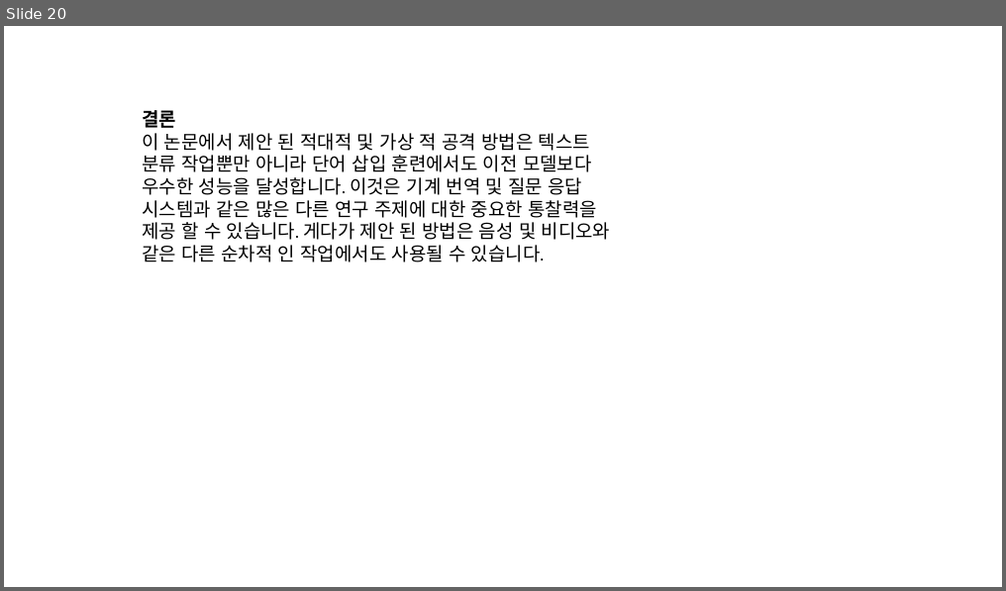
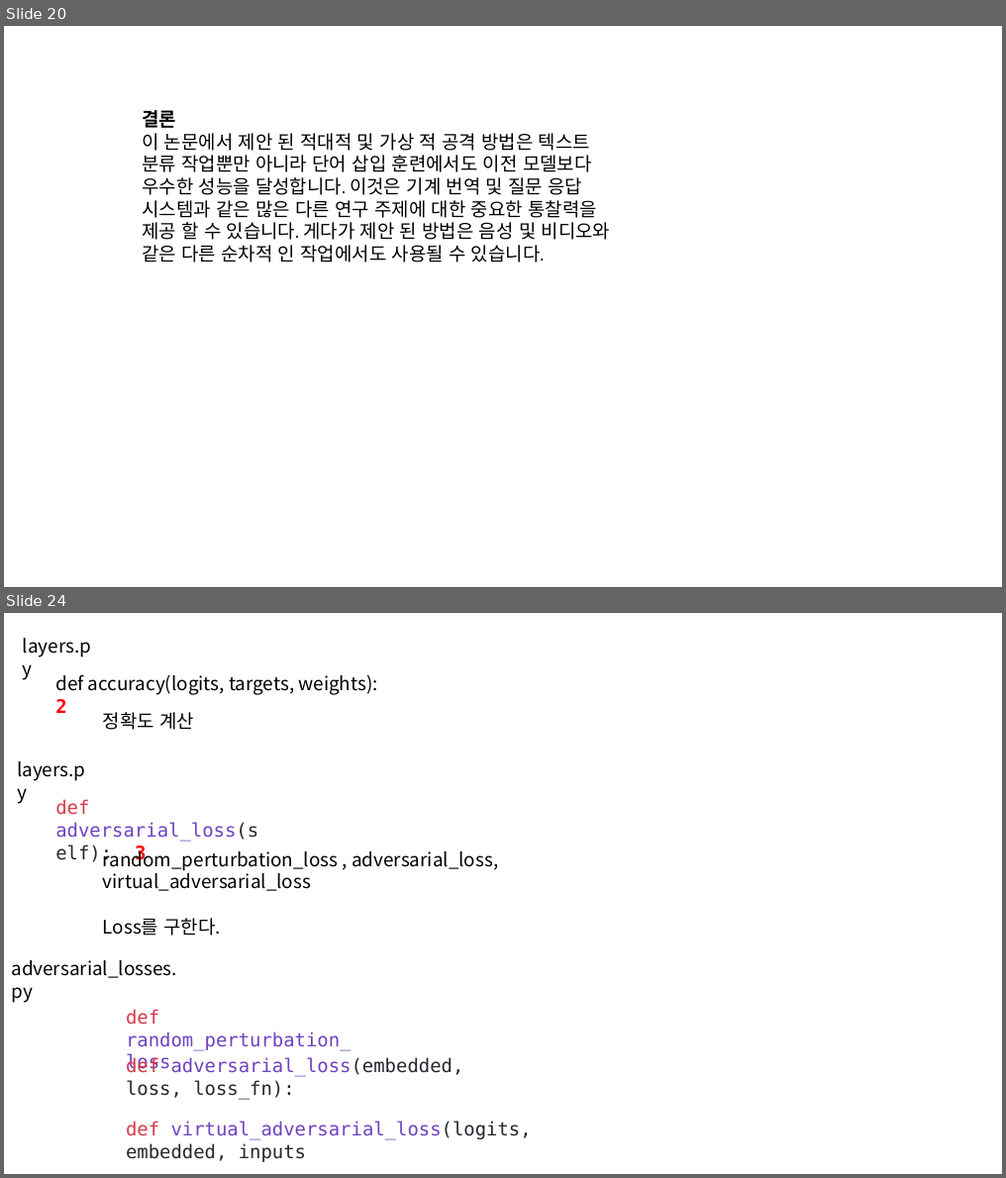
Before and after one commit to modudeepnlp/code_implementation, a slide deck: resources/slide/Adversarial Training Methods For Semi-Supervised Text Classification_20190311_ChangWookJun.pptx. Shown one above the other, each under a label of ours: slide 20 before the commit, slides 20 and 24 after it; the slides between them are not shown. The pictures are 1006x591 and 1006x1178 pixels, drawn with LibreOffice and Linux fonts; fonts in the diff are those of the drawing. Boxes give left, top, right and bottom in pixels: in the first picture for what was removed or moved away, otherwise in the second. Text is boxed around its words. In the diff, an @@ line names an element or a change of style, - is before the commit and + after.

```diff
--- a/resources/slide/Adversarial Training Methods For Semi-Supervised Text Classification_20190311_ChangWookJun.pptx
+++ b/resources/slide/Adversarial Training Methods For Semi-Supervised Text Classification_20190311_ChangWookJun.pptx
@@ slide 24 added at [4, 613, 1002, 1174], background #FFFFFF @@
@@ text added at [23, 638, 91, 658], 18 pt, text #000000 @@
+layers.py
@@ text added at [55, 674, 377, 713], 18 pt, text #000000 @@
+def accuracy(logits, targets, weights): 2
@@ text added at [103, 712, 194, 730], 18 pt, text #000000 @@
+정확도 계산
@@ text added at [11, 761, 85, 1003], 18 pt, text #000000 @@
+layers.py
@@ text added at [55, 799, 258, 864], 18 pt, text #6F42C1 @@
+def adversarial_loss(self): 3
@@ text added at [103, 847, 498, 936], 18 pt, text #000000 @@
+random_perturbation_loss , adversarial_loss, virtual_adversarial_loss
+Loss를 구한다.
@@ text added at [11, 960, 176, 978], 18 pt, text #000000 @@
+adversarial_losses.py
@@ text added at [126, 1009, 351, 1073], 18 pt, text #6F42C1 @@
+def random_perturbation_loss
@@ text added at [126, 1058, 464, 1100], 18 pt, text #24292E @@
+def adversarial_loss(embedded, loss, loss_fn):
@@ text added at [126, 1121, 532, 1162], 18 pt, text #6F42C1 @@
+def virtual_adversarial_loss(logits, embedded, inputs
```
Also in this commit, not shown: 10 slides changed, 6 other slides added.
